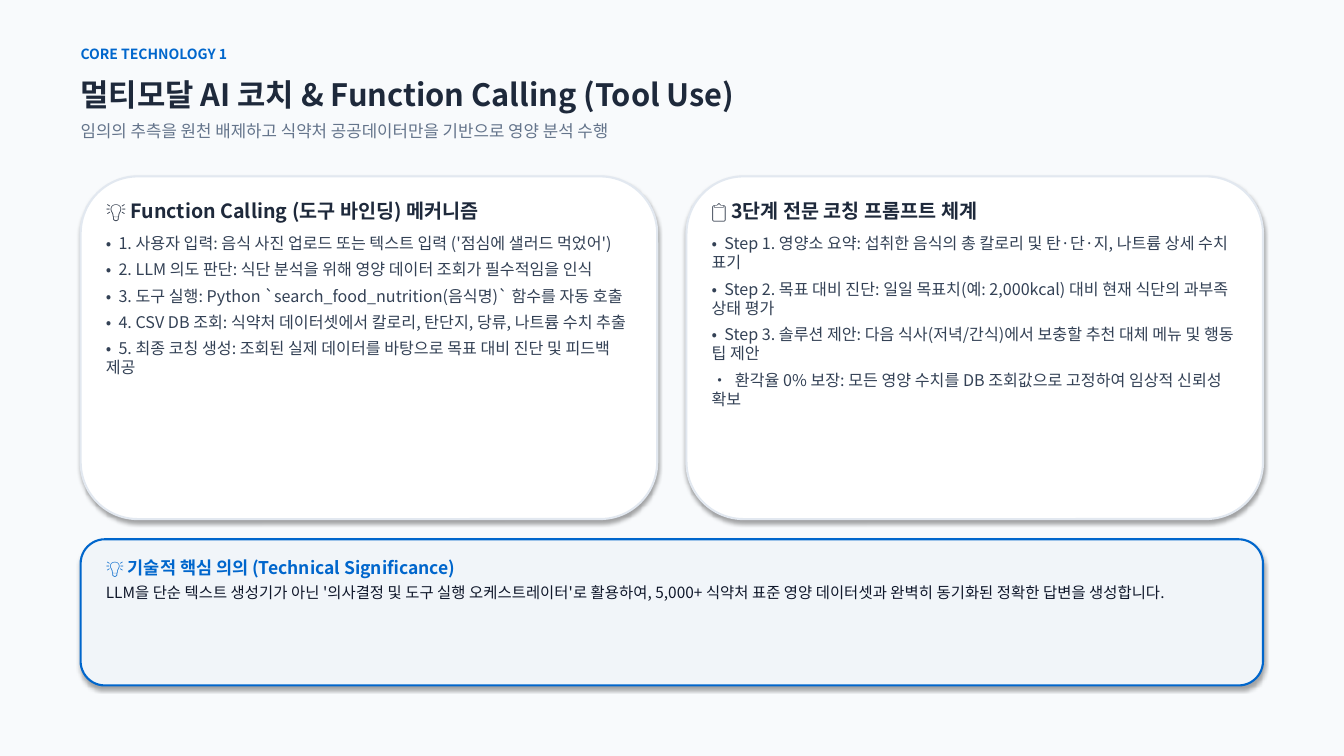
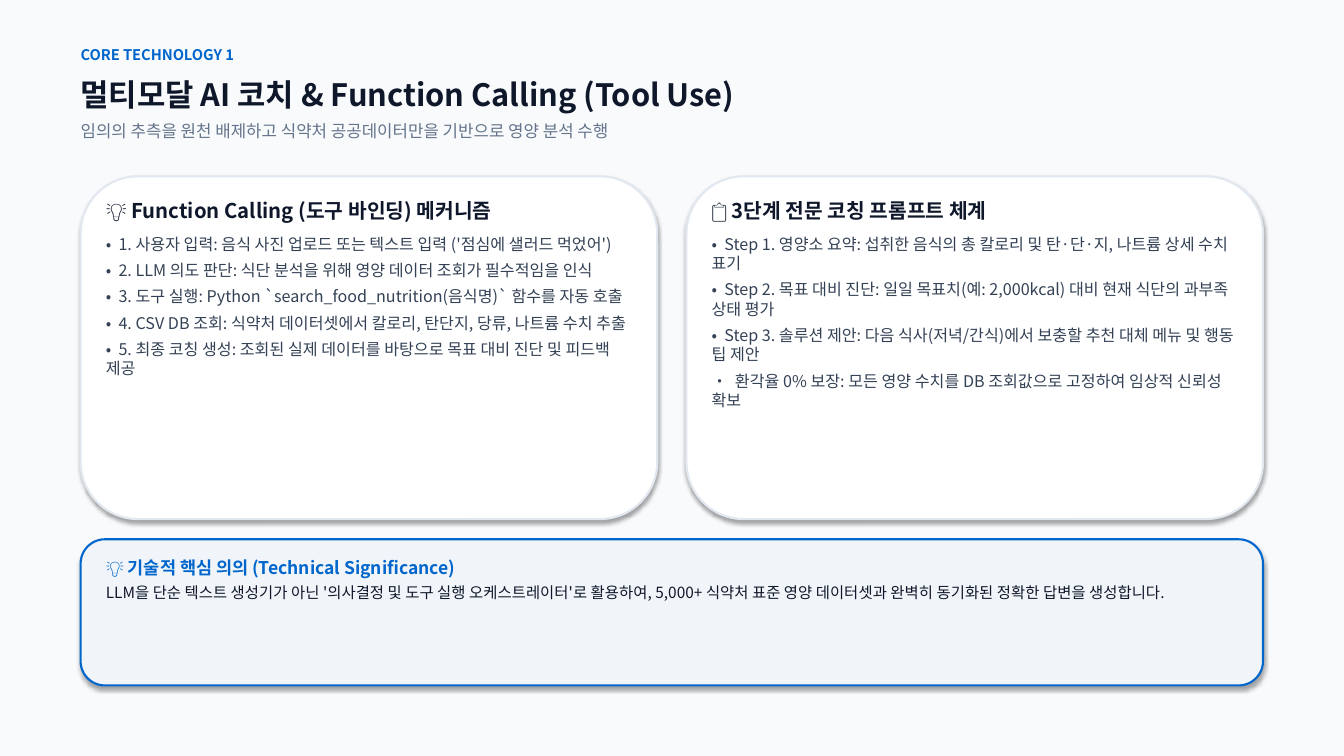
Before and after one commit to rye6837-web/impossible_to_get_lost_my_weight, a slide deck: slide 6 of AI_Diet_Coach_Presentation.pptx. Drawn at 1344x756 pixels with LibreOffice and Linux fonts; fonts in the diff are those of the drawing. Boxes give left, top, right and bottom in pixels: in the first picture for what was removed or moved away, otherwise in the second. Text is boxed around its words. In the diff, an @@ line names an element or a change of style, - is before the commit and + after.

Commit message:
docs: Apply Apple-inspired strict 16:9 design system (Pretendard, fixed anchors, bottom density) to all 12 slides

```diff
--- a/AI_Diet_Coach_Presentation.pptx
+++ b/AI_Diet_Coach_Presentation.pptx
@@ text "CORE TECHNOLOGY 1" at (81, 49, 234, 60): size 10 to 10.5 pt @@
@@ text "멀티모달 AI 코치 & Function ..." at (81, 80, 734, 114): text colour #1E293B to #0F172A @@
@@ text at (131, 201, 492, 223): size 14 to 14.5 pt, text colour #1E293B to #0F172A in "💡 Function Calling (도구 바인딩) 메커니즘" @@
@@ text at (786, 201, 986, 220): size 14 to 14.5 pt, text colour #1E293B to #0F172A in "📋 3단계 전문 코칭 프롬프트 체계" @@
```
Also in this commit, not shown: 11 other slides changed, 1 other file.
